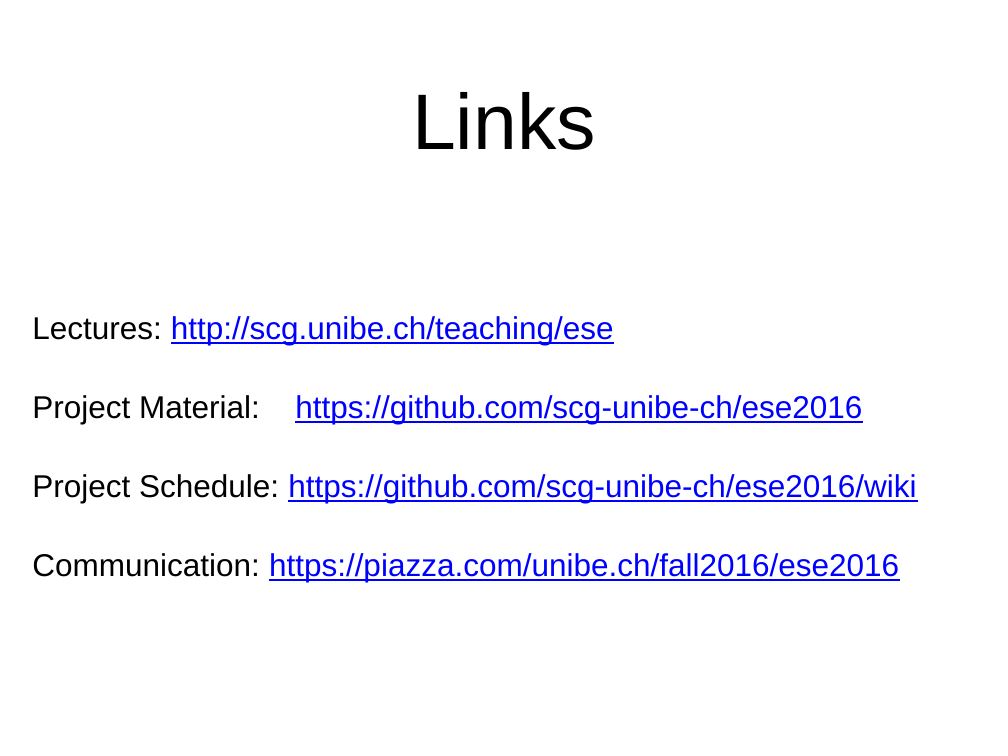
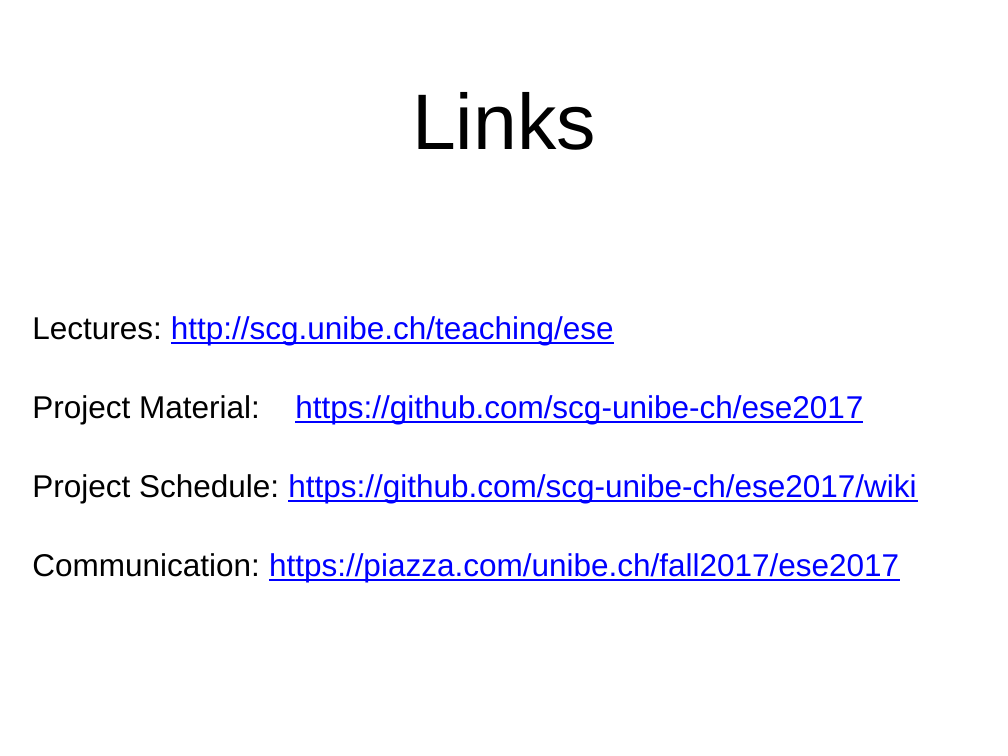
Before and after one commit to scg-unibe-ch/ese2017, a slide deck: slide 5 of slides/1_intro.pptx. Drawn at 1008x756 pixels with LibreOffice and Linux fonts; fonts in the diff are those of the drawing. Boxes give left, top, right and bottom in pixels: in the first picture for what was removed or moved away, otherwise in the second. Text is boxed around its words. In the diff, an @@ line names an element or a change of style, - is before the commit and + after.

```diff
--- a/slides/1_intro.pptx
+++ b/slides/1_intro.pptx
@@ text at bbox=[32, 395, 916, 582]: text changed @@
-  Project Material: https://github.com/scg-unibe-ch/ese2016
-  Project Schedule: https://github.com/scg-unibe-ch/ese2016/wiki
-  Communication: https://piazza.com/unibe.ch/fall2016/ese2016
+  Project Material: https://github.com/scg-unibe-ch/ese2017
+  Project Schedule: https://github.com/scg-unibe-ch/ese2017/wiki
+  Communication: https://piazza.com/unibe.ch/fall2017/ese2017
```
Also in this commit, not shown: 3 other slides changed, 1 other file.
